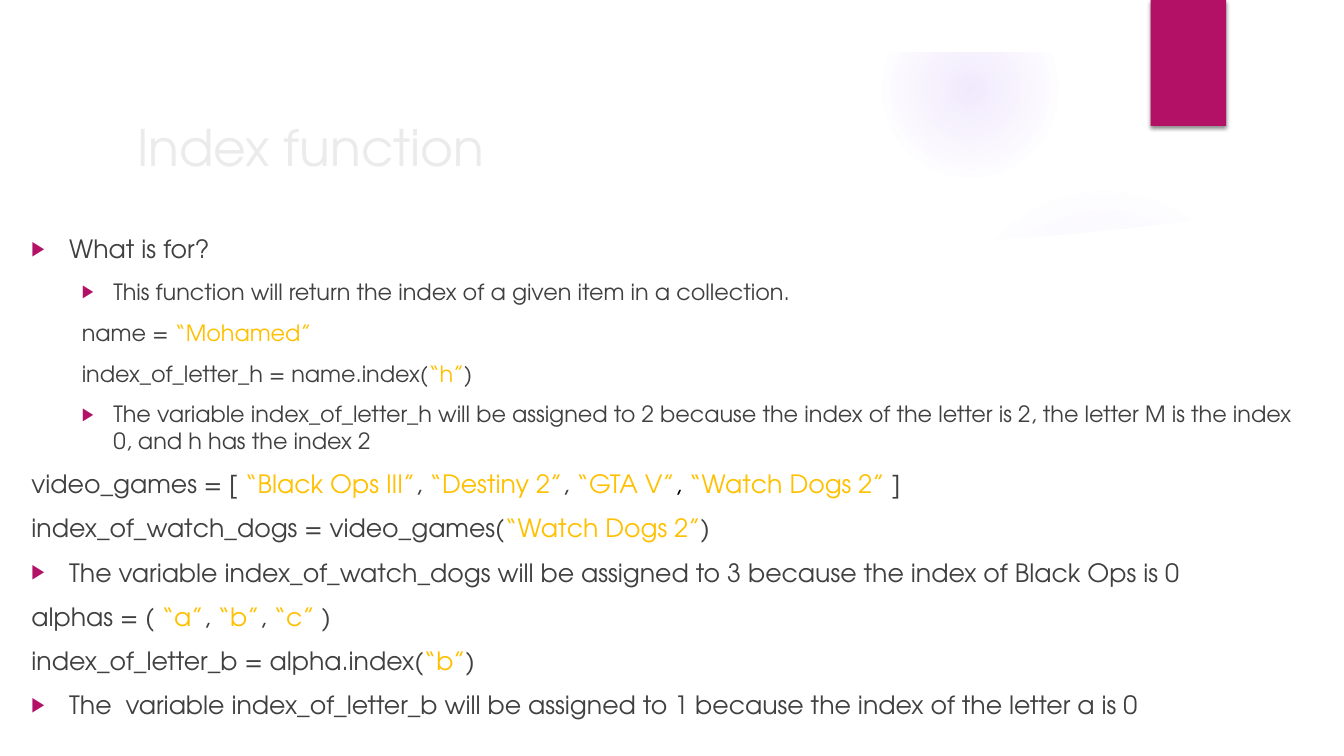
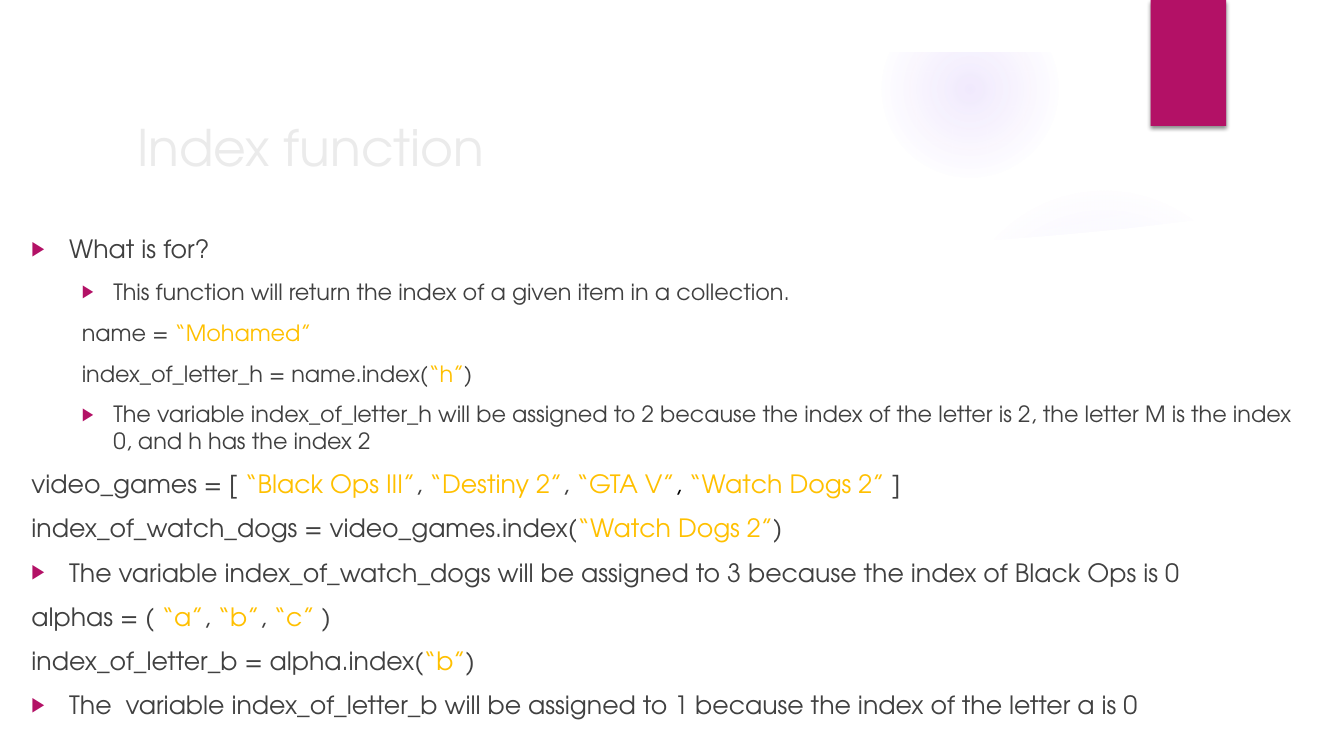
Before and after one commit to Bitwise-01/LearnPython, a slide deck: slide 4 of Intermediate/4_Tuple/notes.pptx. Drawn at 1344x756 pixels with LibreOffice and Linux fonts; fonts in the diff are those of the drawing; background and template pictures are left out. Boxes give left, top, right and bottom in pixels: in the first picture for what was removed or moved away, otherwise in the second. Text is boxed around its words. In the diff, an @@ line names an element or a change of style, - is before the commit and + after.

Commit message:
tuples

```diff
--- a/Intermediate/4_Tuple/notes.pptx
+++ b/Intermediate/4_Tuple/notes.pptx
@@ text at bbox=[31, 518, 783, 543]: text changed @@
-index_of_watch_dogs = video_games(“Watch Dogs 2”)
+index_of_watch_dogs = video_games.index(“Watch Dogs 2”)
```
